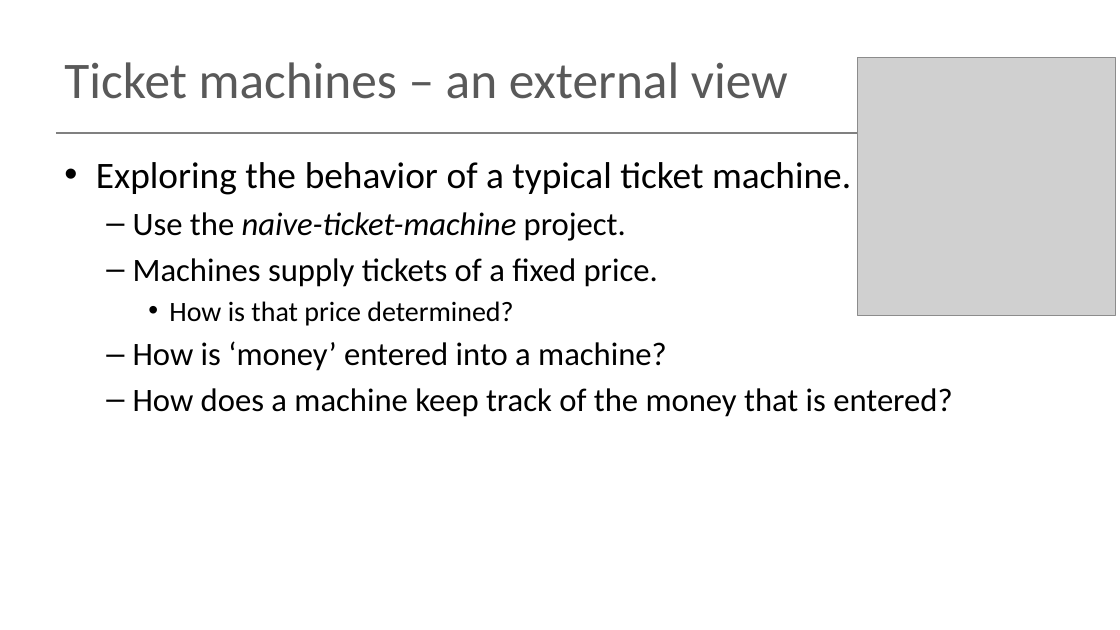
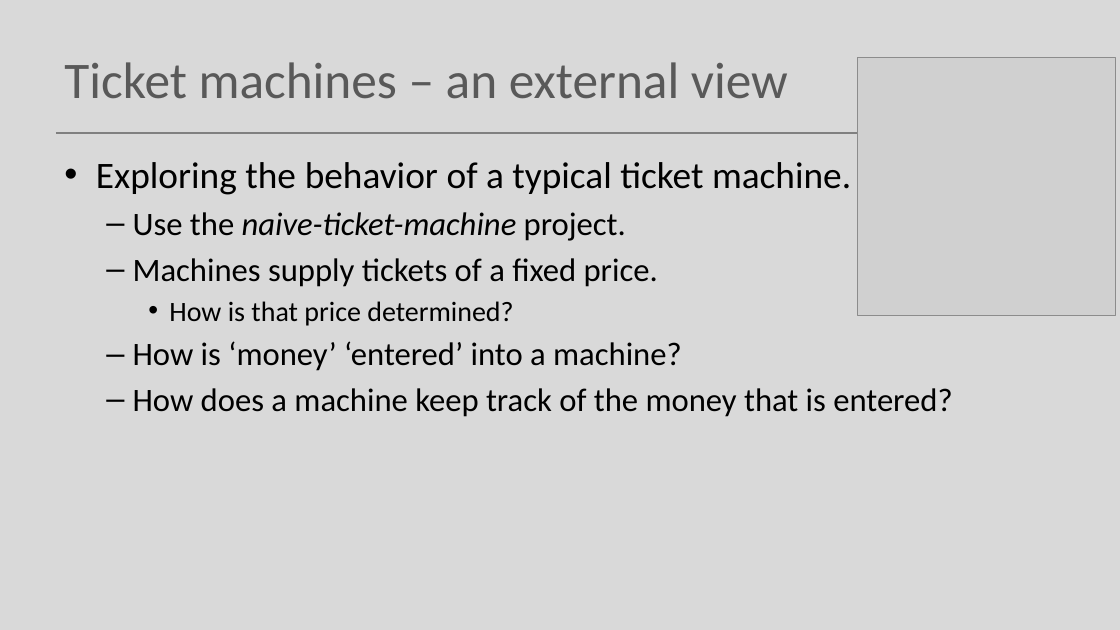
Before and after one commit to Programming-Fundamentals-SETU/prog-fund-1-sept-25, a slide deck: slide 4 of topic02-understanding-class-definitions/unit-1/talk-1/class-definitions.pptx. Drawn at 1120x630 pixels with LibreOffice and Linux fonts; fonts in the diff are those of the drawing; grey boxes stand for pictures. Boxes give left, top, right and bottom in pixels: in the first picture for what was removed or moved away, otherwise in the second. Text is boxed around its words. In the diff, an @@ line names an element or a change of style, - is before the commit and + after.

```diff
--- a/topic02-understanding-class-definitions/unit-1/talk-1/class-definitions.pptx
+++ b/topic02-understanding-class-definitions/unit-1/talk-1/class-definitions.pptx
@@ background #FFFFFF to #D9D9D9 @@
@@ text at (133, 341, 682, 371): text changed @@
-  – How is ‘money’ entered into a machine?
+  – How is ‘money’ ‘entered’ into a machine?
```
Also in this commit, not shown: 16 other slides changed, 2 other files.
